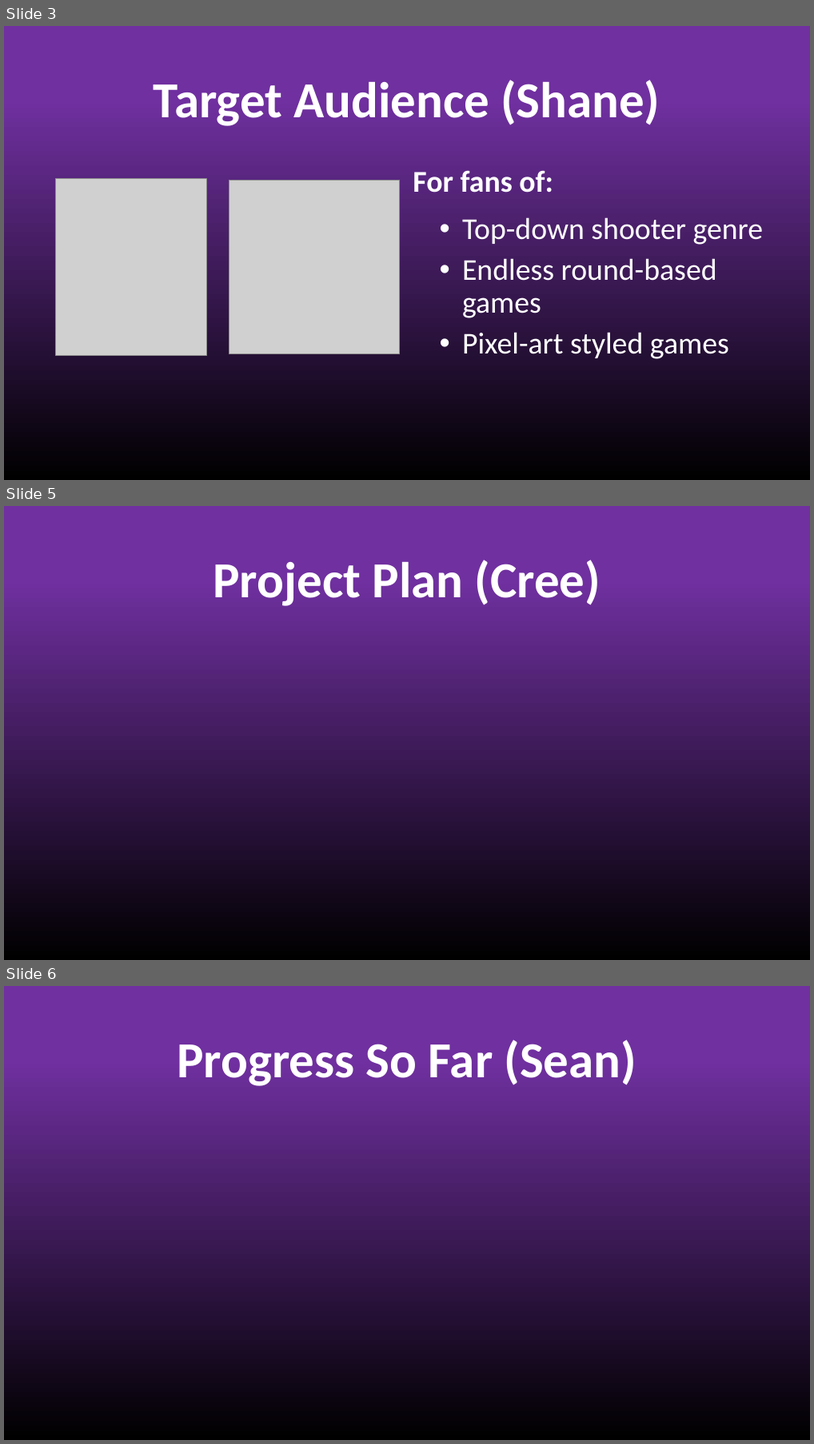
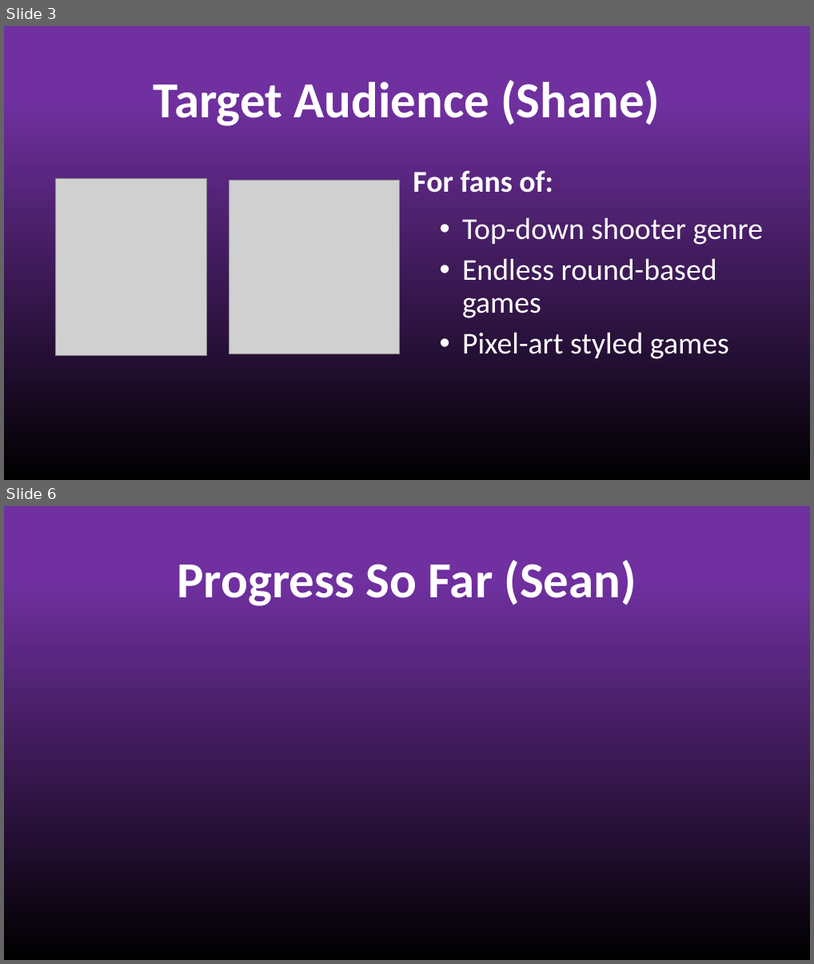
Before and after one commit to shanem1996/Plague_Panic, a slide deck: MIDPOINT PRESENTATION/MidPoint Presentation.pptx. Shown one above the other, each under a label of ours: slides 3, 5 and 6 before the commit, slides 3 and 6 after it; the slides between them are not shown. The pictures are 814x1444 and 814x964 pixels, drawn with LibreOffice and Linux fonts; fonts in the diff are those of the drawing; grey boxes stand for pictures. Boxes give left, top, right and bottom in pixels: in the first picture for what was removed or moved away, otherwise in the second. Text is boxed around its words. In the diff, an @@ line names an element or a change of style, - is before the commit and + after.

```diff
--- a/MIDPOINT PRESENTATION/MidPoint Presentation.pptx
+++ b/MIDPOINT PRESENTATION/MidPoint Presentation.pptx
@@ slide 5 removed at [4, 506, 810, 960], background gradient #7030A0 to #000000 @@
@@ title removed at [213, 560, 602, 606] @@
-Project Plan (Cree)
```
Also in this commit, not shown: 2 slides added, 1 other slide removed, 2 other files.
